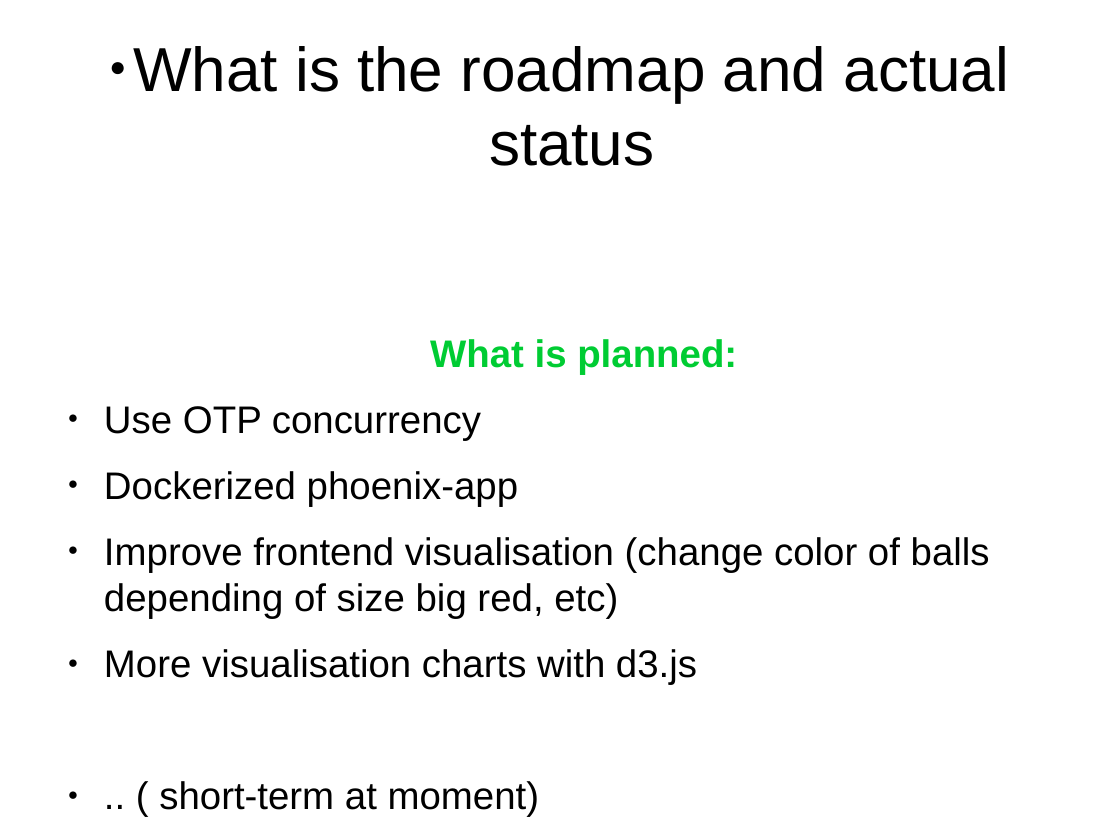
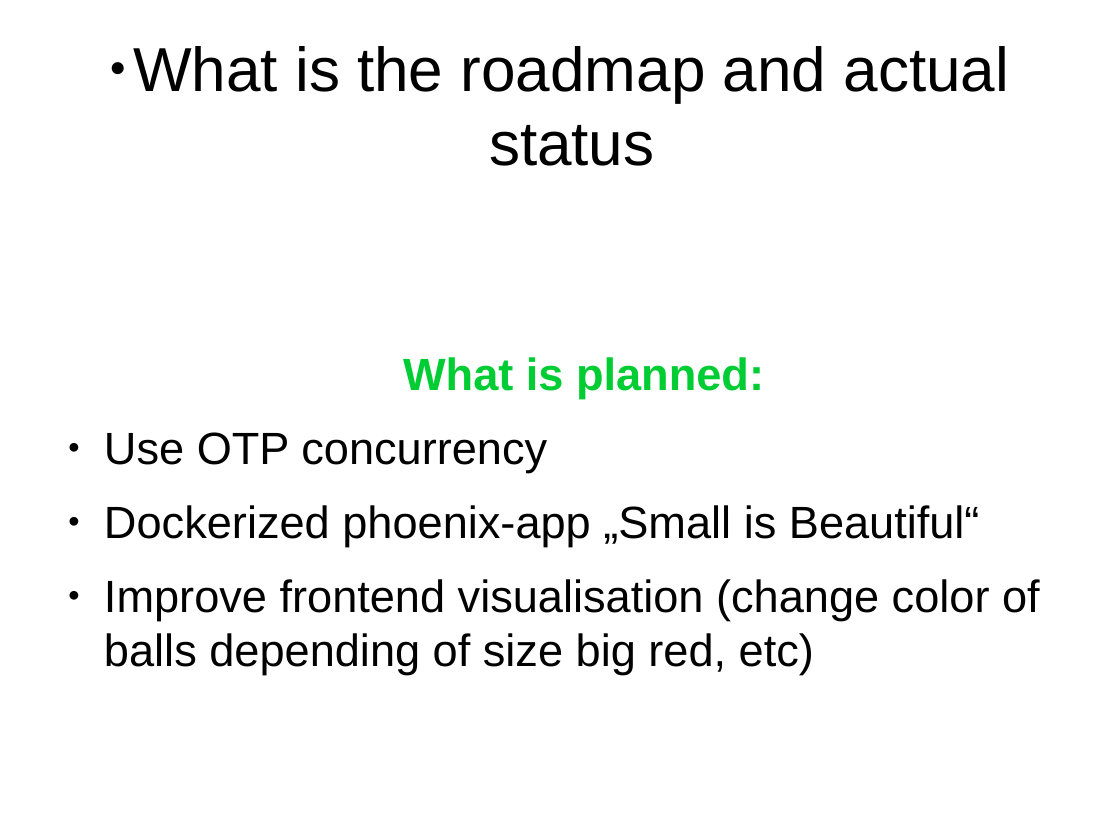
Before and after one commit to MalloZup/presentations, a slide deck: slide 6 of 2018/hackweek/elixir.odp. Drawn at 1120x840 pixels with LibreOffice and Linux fonts; fonts in the diff are those of the drawing. Boxes give left, top, right and bottom in pixels: in the first picture for what was removed or moved away, otherwise in the second. Text is boxed around its words. In the diff, an @@ line names an element or a change of style, - is before the commit and + after.

```diff
--- a/2018/hackweek/elixir.odp
+++ b/2018/hackweek/elixir.odp
@@ text at (104,357,1040,675): size 27.2 to 32 pt in "What is planned:", "Use OTP concurrency", "Improve frontend visualisation (change color of balls ..." @@
@@ text at (104,505,980,547): text changed; size 27.2 to 32 pt @@
-● Dockerized phoenix-app
+● Dockerized phoenix-app „Small is Beautiful“
@@ text at (104,649,697,817): paragraphs removed @@
-● More visualisation charts with d3.js
-● .. ( short-term at moment)
```
Also in this commit, not shown: 4 other slides changed, 1 slide removed, 1 other file.
